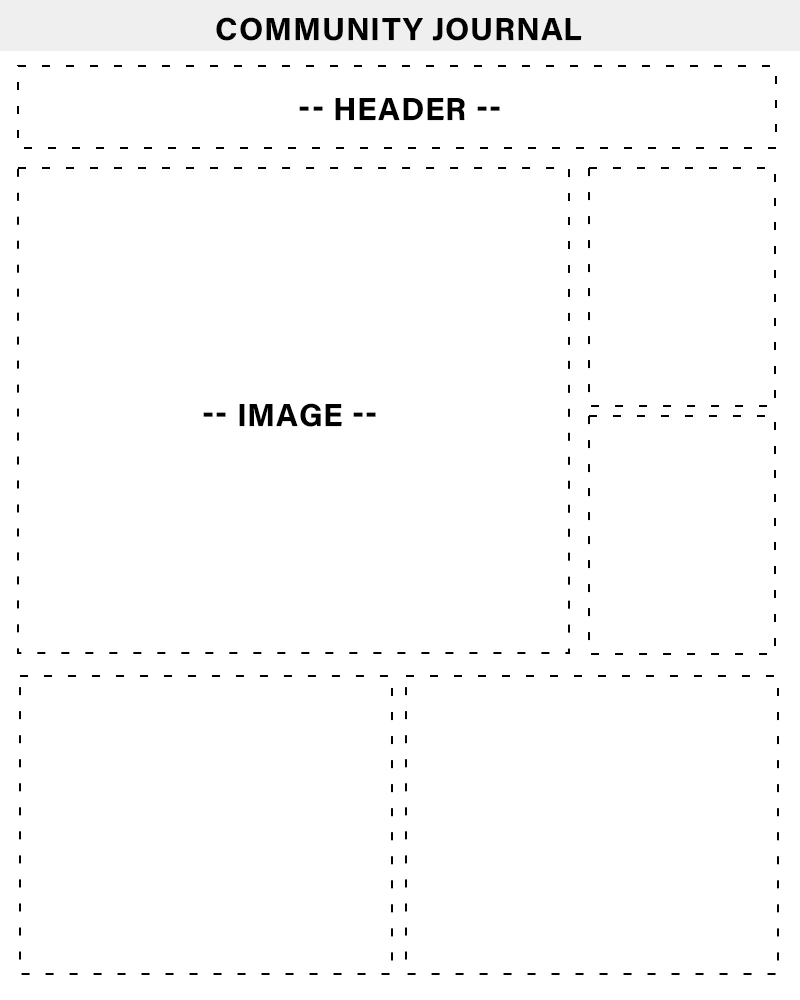
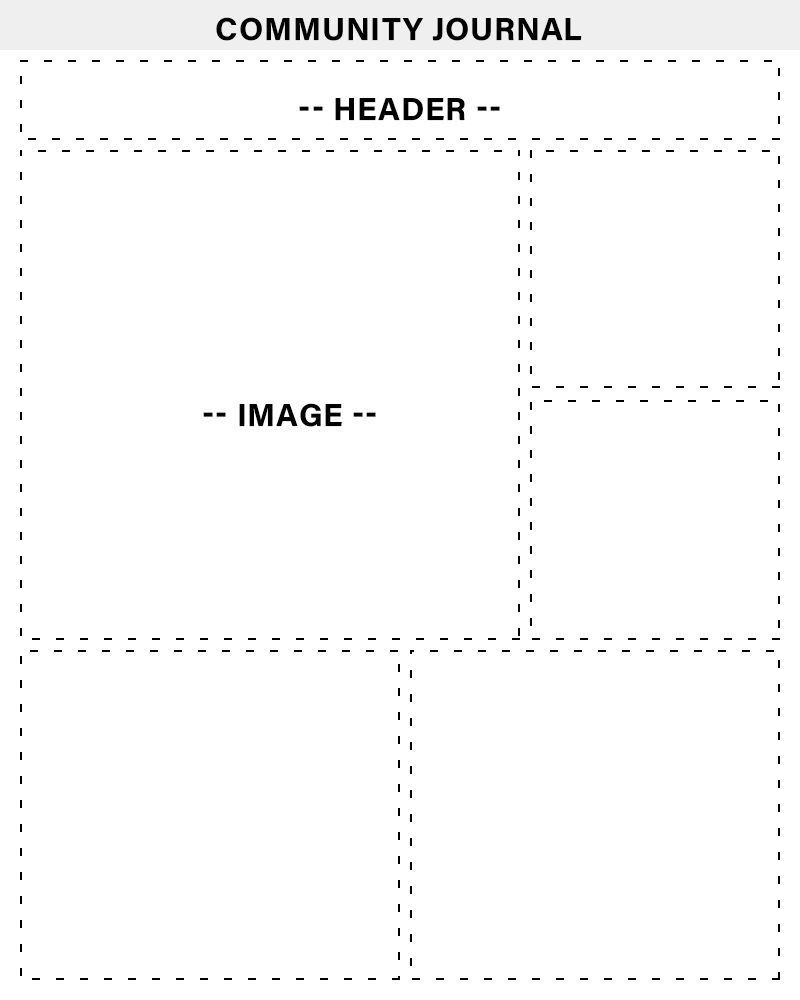
Comparing the layer stacks of the two 800 x 1000 images. Changes:
painted on "Rectangle 2 copy 5" over [405, 650, 780, 980]
painted on "Rectangle 2 copy 4" over [19, 650, 400, 980]
painted on "Rectangle 2 copy 3" over [530, 400, 780, 655]
painted on "Rectangle 2 copy 2" over [530, 150, 780, 407]
painted on "Rectangle 2 copy" over [17, 150, 570, 654]
painted on "Rectangle 2" over [17, 60, 780, 149]
painted on "Rectangle 1" over [0, 50, 800, 51]
